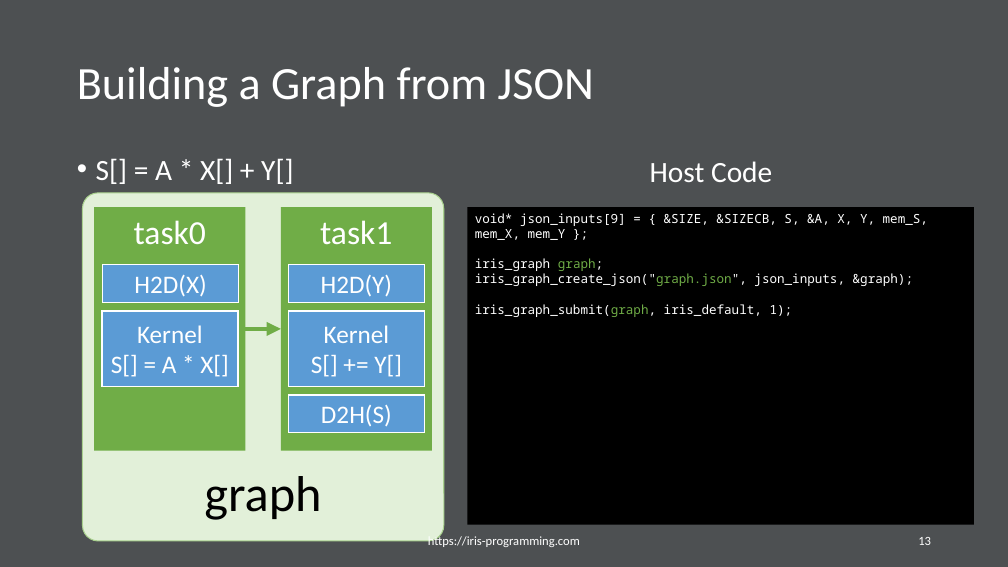
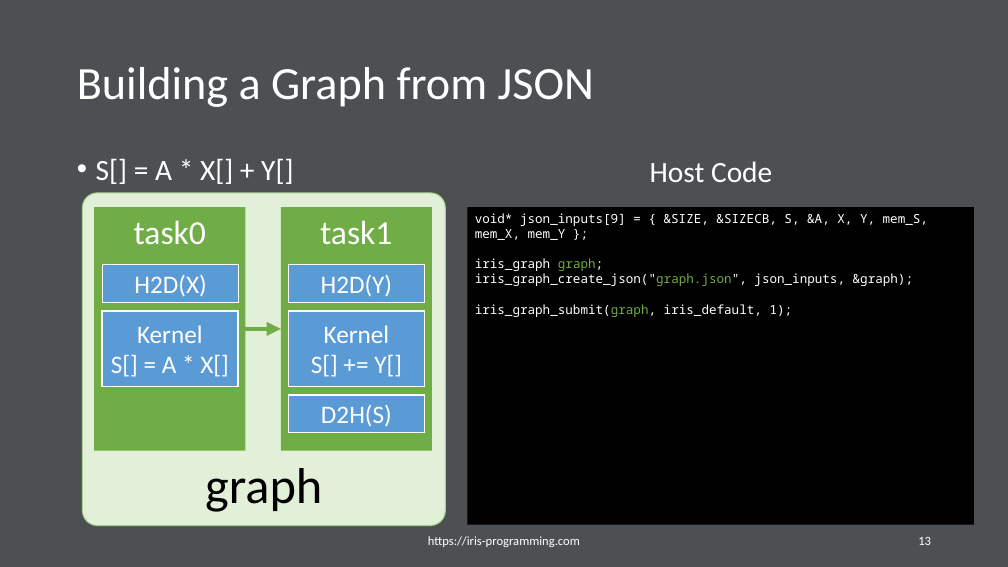
Before and after one commit to iris-programming/iris-programming.github.io, a slide deck: slide 13 of pdf/2021-tutorial-saxpy.pptx. Drawn at 1008x567 pixels with LibreOffice and Linux fonts; fonts in the diff are those of the drawing. Boxes give left, top, right and bottom in pixels: in the first picture for what was removed or moved away, otherwise in the second. Text is boxed around its words. In the diff, an @@ line names an element or a change of style, - is before the commit and + after.

```diff
--- a/pdf/2021-tutorial-saxpy.pptx
+++ b/pdf/2021-tutorial-saxpy.pptx
@@ rounded rectangle "graph" resized from (x1=82, y1=193, x2=444, y2=541) to (x1=82, y1=193, x2=445, y2=526) @@
```
Also in this commit, not shown: 7 other slides changed, 1 other file.
